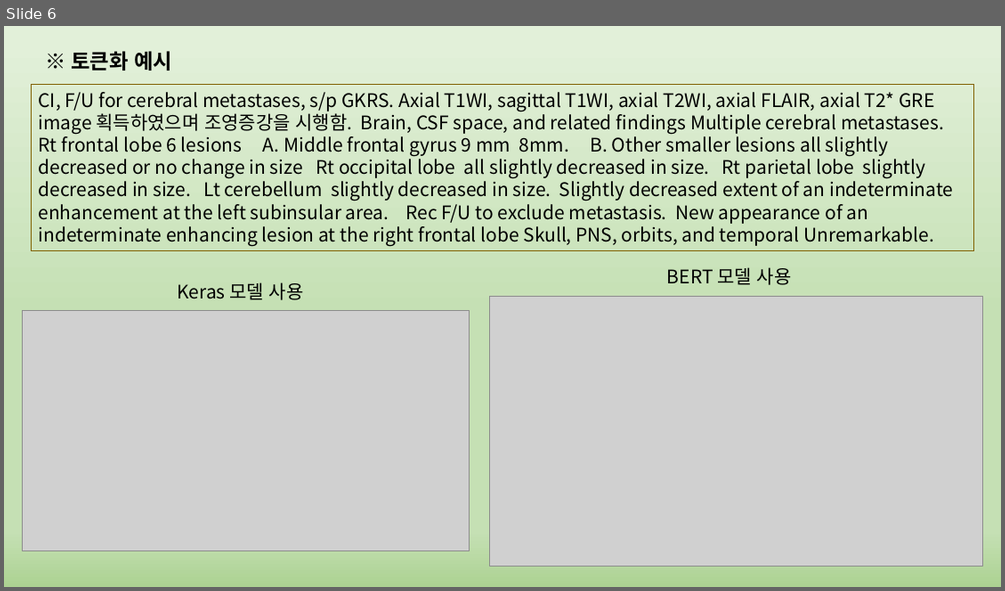
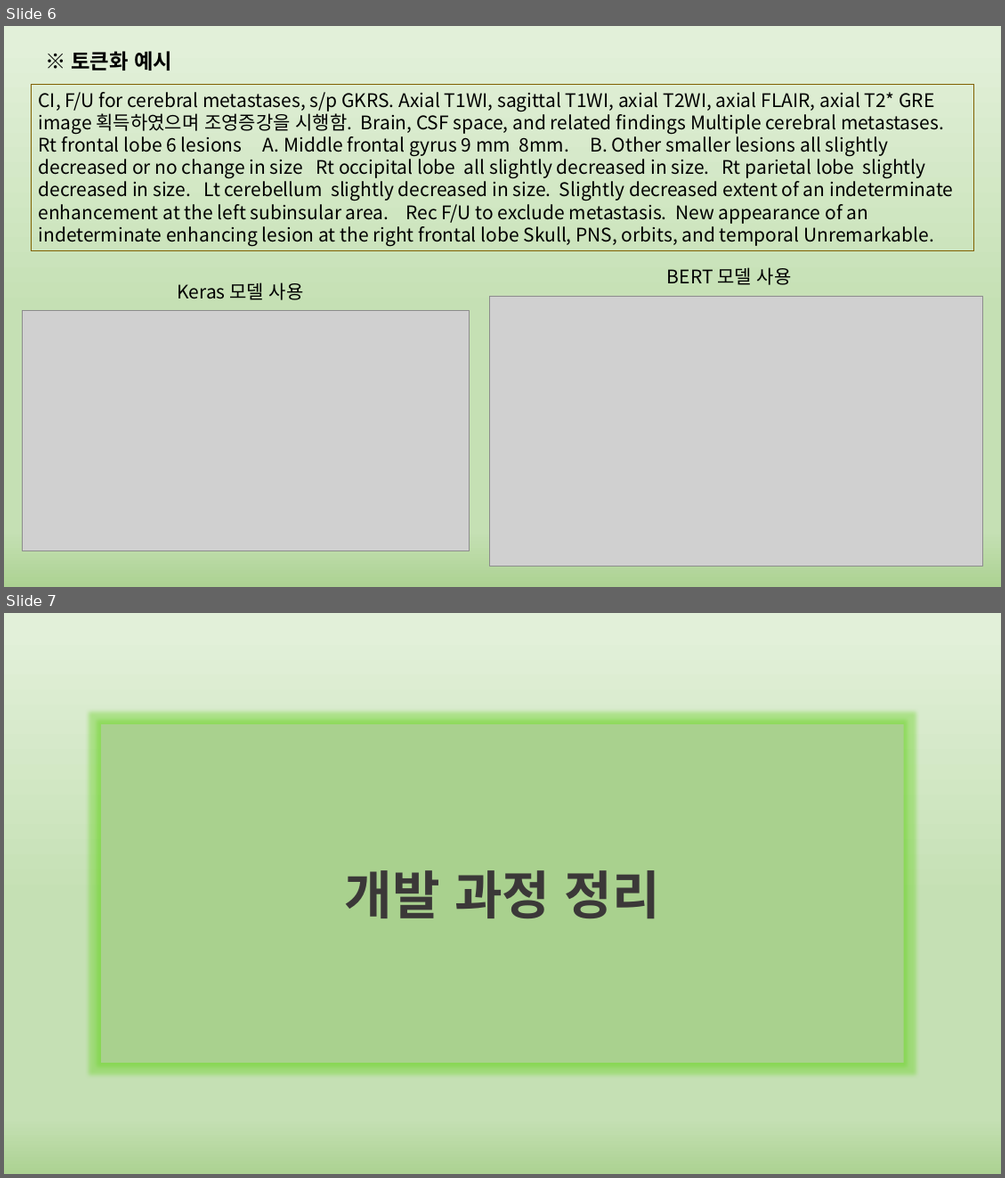
Before and after one commit to phantom0119/K-ium, a slide deck: 정리.pptx. Shown one above the other, each under a label of ours: slide 6 before the commit, slides 6 and 7 after it. The pictures are 1005x591 and 1005x1178 pixels, drawn with LibreOffice and Linux fonts; fonts in the diff are those of the drawing; grey boxes stand for pictures. Boxes give left, top, right and bottom in pixels: in the first picture for what was removed or moved away, otherwise in the second. Text is boxed around its words. In the diff, an @@ line names an element or a change of style, - is before the commit and + after.

Commit message:
2차 종료 후 업데이트 (ppt 정리)

```diff
--- a/정리.pptx
+++ b/정리.pptx
@@ slide 7 added at bbox=[4, 613, 1001, 1174], background gradient #E2F0D9 to #C5E0B4 to #ACD292 @@
@@ rectangle added at bbox=[101, 724, 904, 1062], fill #A9D18E, 50 pt, text #3B3838, bold @@
+개발 과정 정리
```
Also in this commit, not shown: 12 other slides added, 7 other files.
